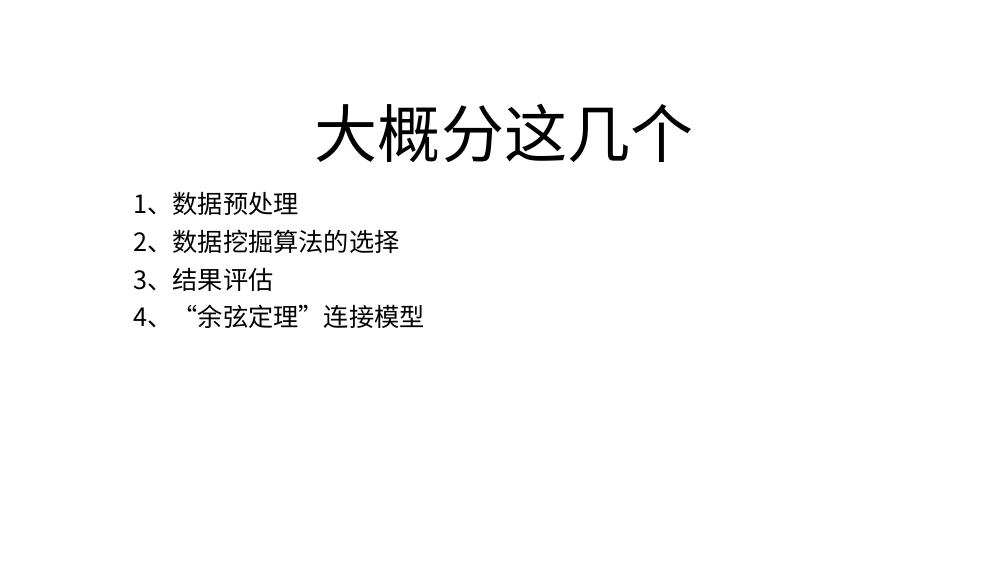
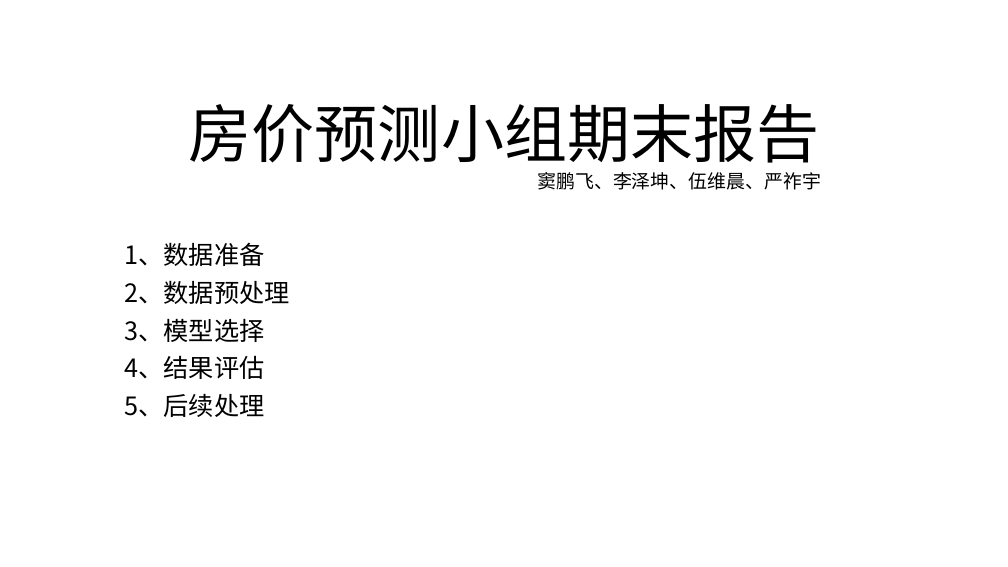
Before and after one commit to LZKPKU/-, a slide deck: slide 1 of 期末报告.pptx. Drawn at 1008x567 pixels with LibreOffice and Linux fonts; fonts in the diff are those of the drawing. Boxes give left, top, right and bottom in pixels: in the first picture for what was removed or moved away, otherwise in the second. Text is boxed around its words. In the diff, an @@ line names an element or a change of style, - is before the commit and + after.

Commit message:
报告更新

```diff
--- a/期末报告.pptx
+++ b/期末报告.pptx
@@ title at (189, 104, 819, 173): text changed @@
-大概分这几个
+房价预测小组期末报告
@@ text added at (537, 172, 820, 190), 18 pt, text #000000 @@
+窦鹏飞、李泽坤、伍维晨、严祚宇
@@ subtitle at (125, 242, 290, 417): text changed @@
-1、数据预处理
-2、数据挖掘算法的选择
-3、结果评估
-4、“余弦定理”连接模型
+1、数据准备
+2、数据预处理
+3、模型选择
+4、结果评估
+5、后续处理
```
Also in this commit, not shown: 20 other slides changed, 6 slides added.
